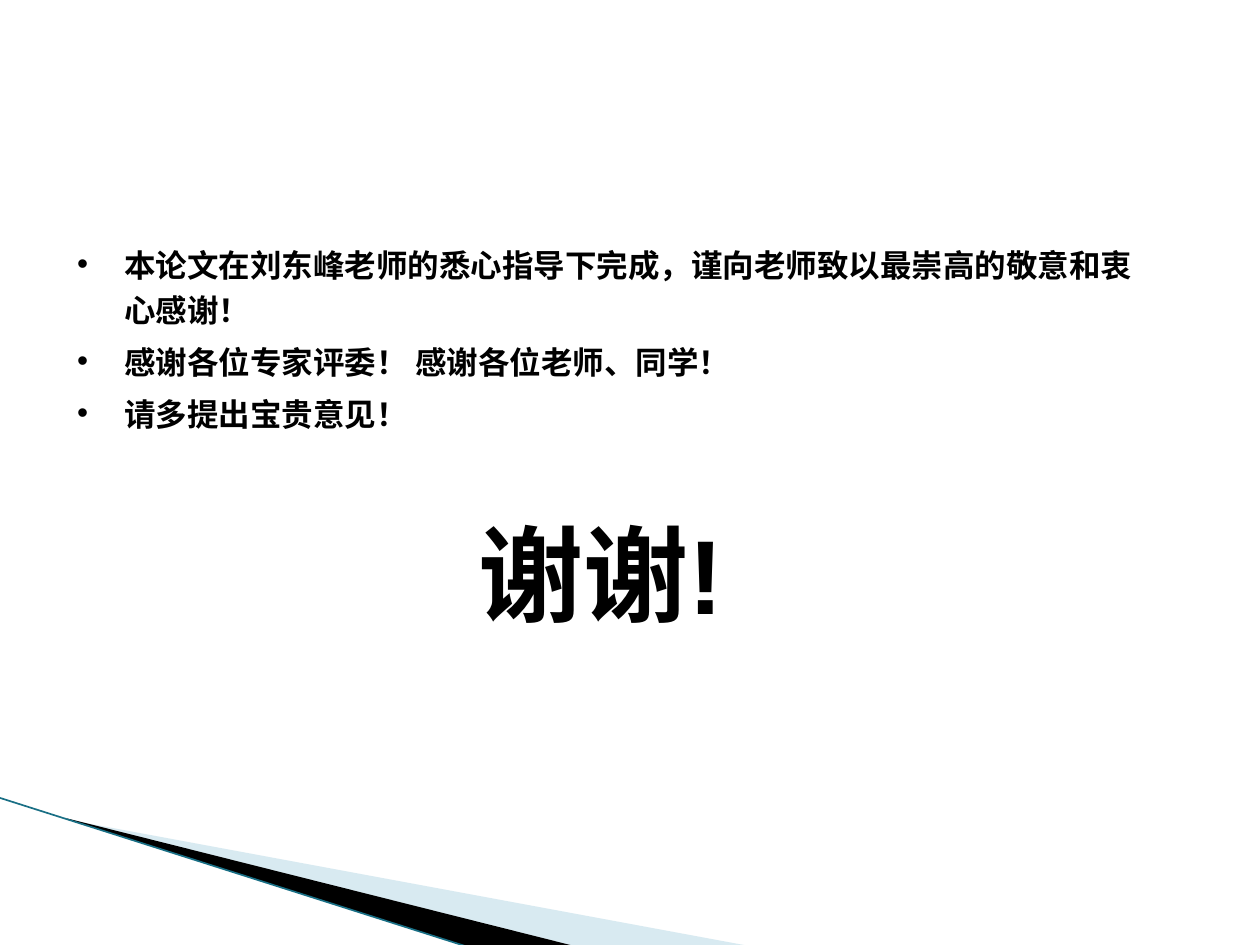
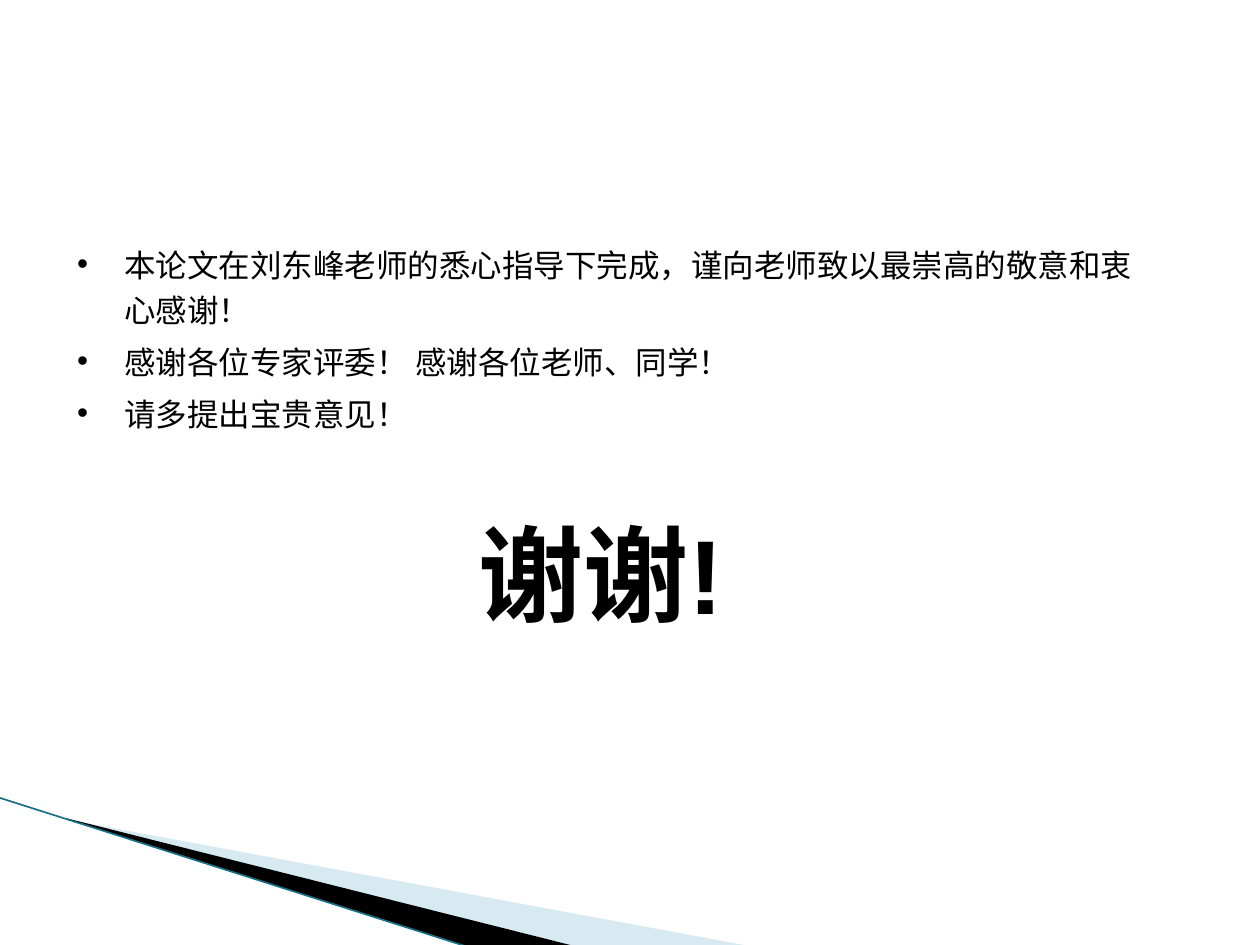
Before and after one commit to zxy15914507674/bishe, a slide deck: slide 7 of 张祥裕答辩PPT.pptx. Drawn at 1260x945 pixels with LibreOffice and Linux fonts; fonts in the diff are those of the drawing; background and template pictures are left out. Boxes give left, top, right and bottom in pixels: in the first picture for what was removed or moved away, otherwise in the second. Text is boxed around its words. In the diff, an @@ line names an element or a change of style, - is before the commit and + after.

```diff
--- a/张祥裕答辩PPT.pptx
+++ b/张祥裕答辩PPT.pptx
@@ table at bbox=[64, 183, 1164, 462] @@
@@ bold off in "本论文在刘东峰老师的悉心指导下完成，谨向老师致以最崇高的敬意和衷心感谢！", "感谢各位专家评委！ 感谢各位老师、同学！", "请多提出宝贵意见！请多提出宝贵意见！" @@
```
Also in this commit, not shown: 5 other slides changed.
